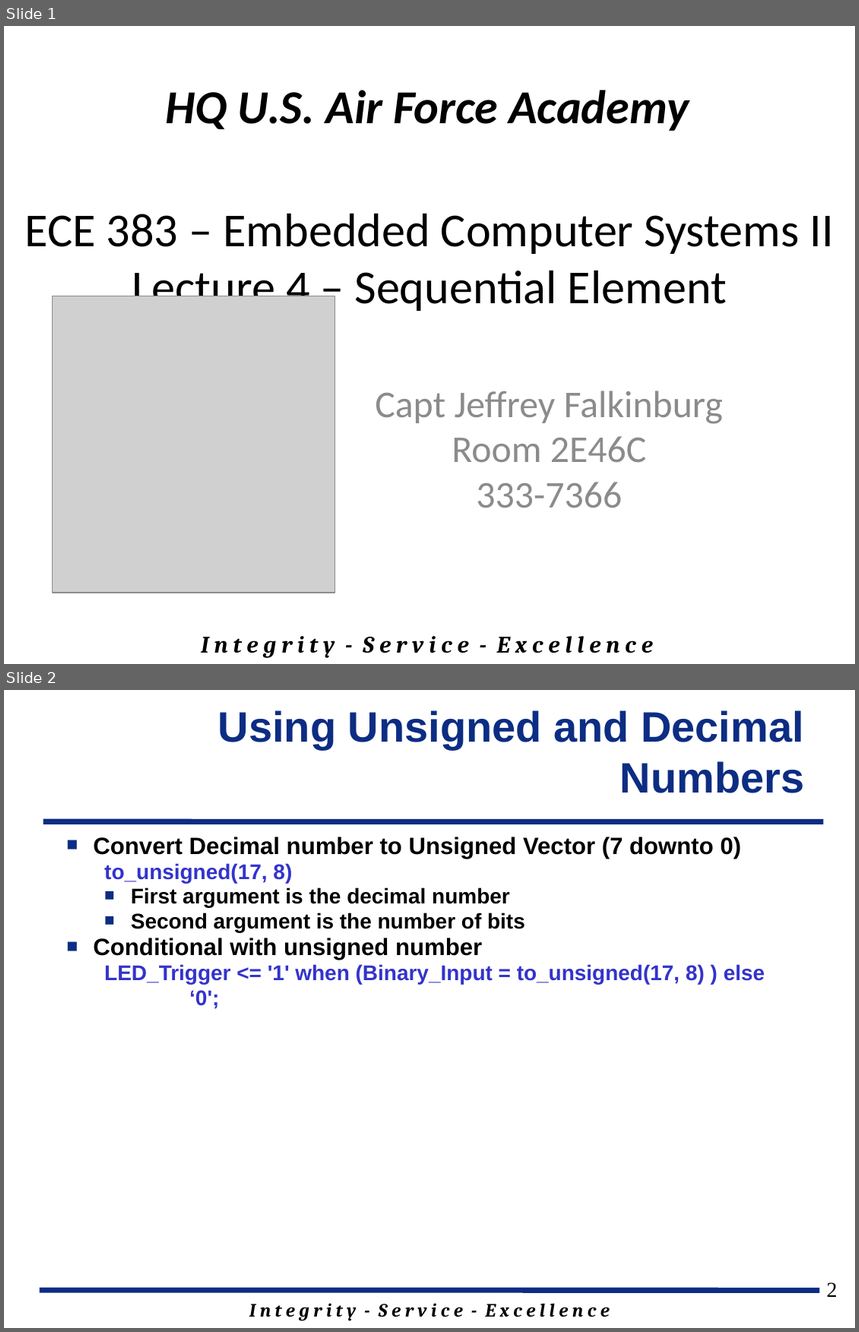
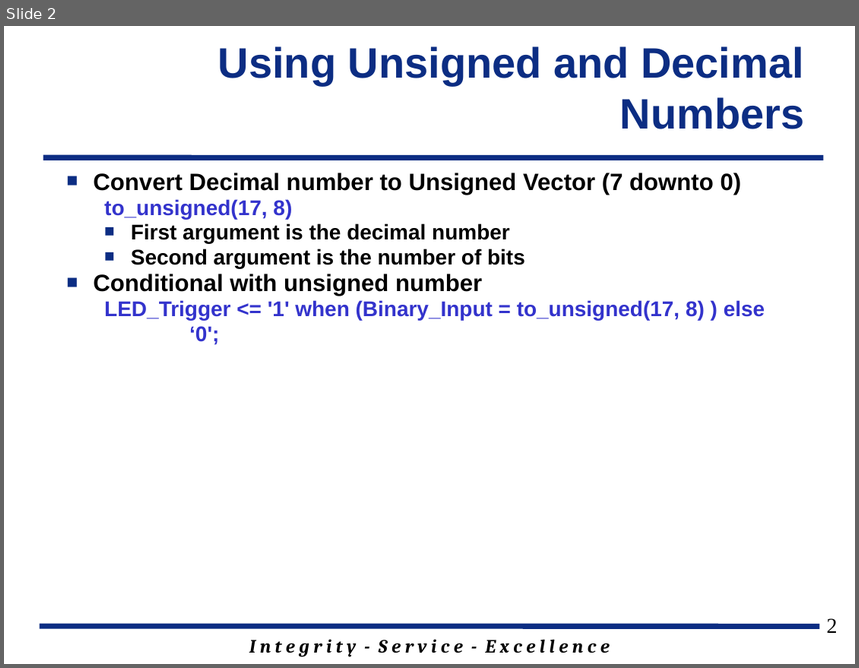
Before and after one commit to jfalkinburg/ECE383_web, a slide deck: lecture/slides/ECE_383_Lec4.pptx. Shown one above the other, each under a label of ours: slides 1 and 2 before the commit, slide 2 after it. The pictures are 859x1332 and 859x668 pixels, drawn with LibreOffice and Linux fonts; fonts in the diff are those of the drawing; grey boxes stand for pictures; background and template pictures are left out. Boxes give left, top, right and bottom in pixels: in the first picture for what was removed or moved away, otherwise in the second. Text is boxed around its words. In the diff, an @@ line names an element or a change of style, - is before the commit and + after.

```diff
--- a/lecture/slides/ECE_383_Lec4.pptx
+++ b/lecture/slides/ECE_383_Lec4.pptx
@@ slide 1 removed at bbox=[4, 26, 855, 664], background #FFFFFF @@
@@ text removed at bbox=[165, 90, 689, 131] @@
-HQ U.S. Air Force Academy
@@ title removed at bbox=[25, 213, 834, 311] @@
-ECE 383 – Embedded Computer Systems II
-Lecture 4 – Sequential Element
@@ picture removed at bbox=[53, 297, 335, 594] @@
@@ subtitle removed at bbox=[375, 391, 723, 508] @@
-Capt Jeffrey Falkinburg
-Room 2E46C
-333-7366
@@ text removed at bbox=[201, 636, 653, 658] @@
-I n t e g r i t y - S e r v i c e - E x c e l l e n c e
```
Also in this commit, not shown: 7 slides changed, 4 slides added, 3 other files.
